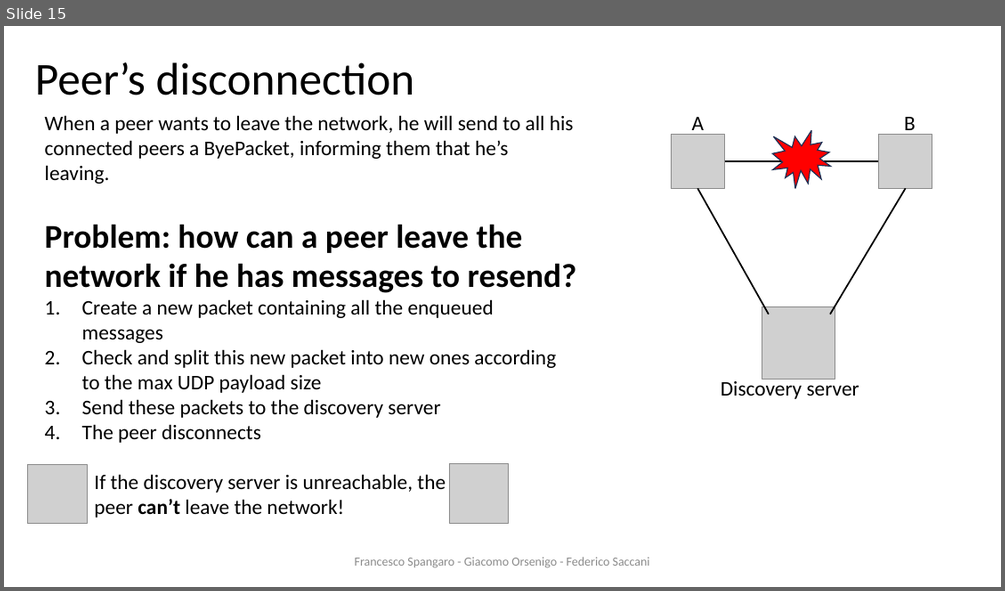
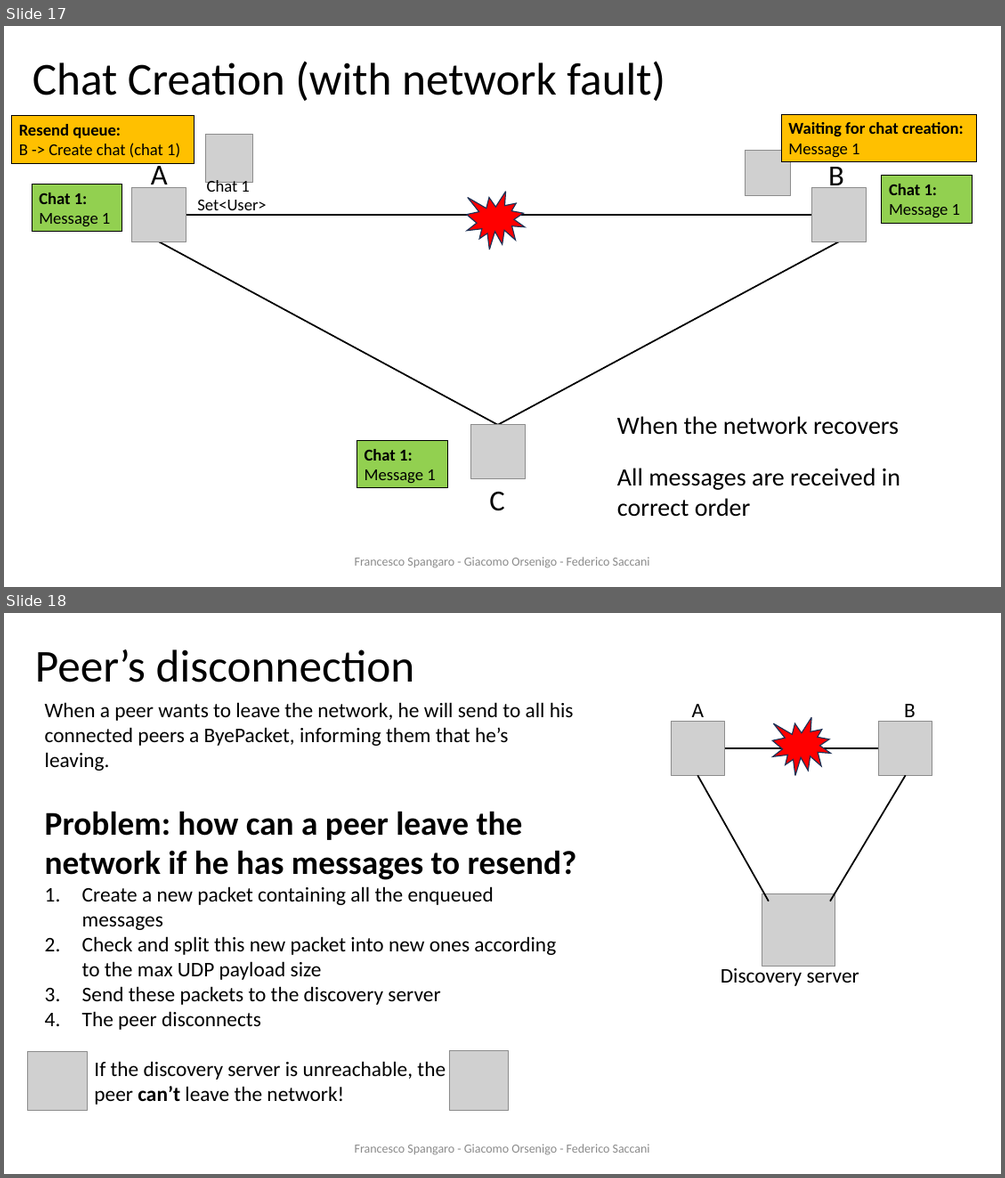
Before and after one commit to francescospangaro/HACOGroupChat, a slide deck: docs/presentazione ds.pptx. Shown one above the other, each under a label of ours: slide 15 before the commit, slides 17 and 18 after it. The pictures are 1005x591 and 1005x1178 pixels, drawn with LibreOffice and Linux fonts; fonts in the diff are those of the drawing; grey boxes stand for pictures; background and template pictures are left out. Boxes give left, top, right and bottom in pixels: in the first picture for what was removed or moved away, otherwise in the second. Text is boxed around its words. In the diff, an @@ line names an element or a change of style, - is before the commit and + after.

Commit message:
Add chat creation with fault slides

```diff
--- a/docs/presentazione ds.pptx
+++ b/docs/presentazione ds.pptx
@@ slide 17 added at [4, 26, 1001, 587], background #FFFFFF @@
@@ title added at [32, 61, 665, 101], 44 pt, text #000000 @@
+Chat Creation (with network fault)
@@ rectangle added at [11, 116, 194, 164], fill #FFC000, outline #000000 0.75 pt, 16 pt, text #000000 @@
+Resend queue:
+B -> Create chat (chat 1)
@@ rectangle added at [781, 114, 976, 162], fill #FFC000, outline #000000 0.75 pt, 16 pt, text #000000, bold @@
+Waiting for chat creation:
+Message 1
@@ picture added at [205, 135, 252, 183] @@
@@ picture added at [745, 150, 790, 196] @@
@@ rectangle added at [32, 184, 122, 232], fill #92D050, outline #000000 0.75 pt, 16 pt, text #000000 @@
+Chat 1:
+Message 1
@@ text added at [151, 160, 168, 192], 28 pt, text #000000 @@
+A
@@ text added at [207, 177, 249, 196], 16 pt, text #000000 @@
+Chat 1
@@ text added at [828, 162, 844, 188], 28 pt, text #000000 @@
+B
@@ rectangle added at [882, 175, 972, 223], fill #92D050, outline #000000 0.75 pt, 16 pt, text #000000 @@
+Chat 1:
+Message 1
@@ picture added at [132, 187, 186, 241] @@
@@ text added at [197, 200, 266, 215], 16 pt, text #000000 @@
+Set<User>
@@ irregular seal added at [467, 192, 526, 249], fill #FF0000, outline #1E3256 1 pt @@
@@ picture added at [812, 187, 866, 241] @@
@@ line added from (186, 215) to (812, 215), #000000 1.5 pt @@
@@ line added from (159, 241) to (498, 425), #000000 1.5 pt @@
@@ line added from (498, 425) to (840, 241), #000000 1.5 pt @@
@@ picture added at [470, 425, 525, 478] @@
@@ text added at [617, 416, 898, 435], 24 pt, text #000000 @@
+When the network recovers
@@ rectangle added at [357, 440, 447, 488], fill #92D050, outline #000000 0.75 pt, 16 pt, text #000000 @@
+Chat 1:
+Message 1
@@ text added at [617, 467, 900, 516], 24 pt, text #000000 @@
+All messages are received in correct order
@@ text added at [489, 491, 504, 511], 28 pt, text #000000 @@
+C
@@ text added at [355, 556, 650, 568], 12 pt, text #8C8C8C @@
+Francesco Spangaro - Giacomo Orsenigo - Federico Saccani
@@ what was slide 15 is now slide 18 @@
```
Also in this commit, not shown: 3 slides changed, 3 other slides added, 1 slide removed.
